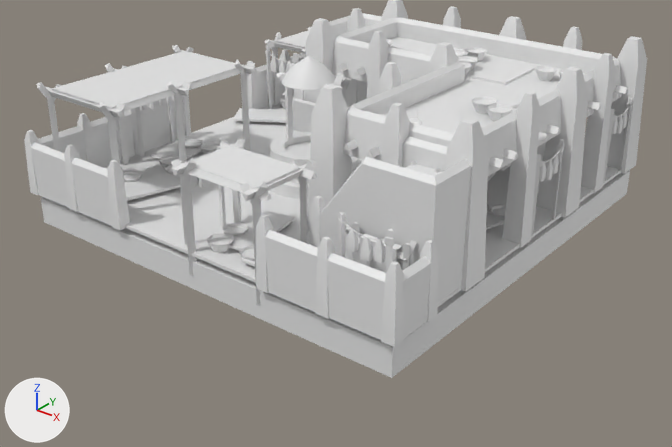
One commit to the COLLADA model art/meshes/structural/mande/market.dae: the scene before it, then after it.
The view is the same before and after, from a 50 mm camera at (29.8, -38.6, 20.8) aimed at (0.3, -1.7, -2.0). The axes (+X, +Y, +Z) are drawn at lower left. The lights are the same throughout. The picture after the commit comes second.

Objects in the first picture: 'market'.
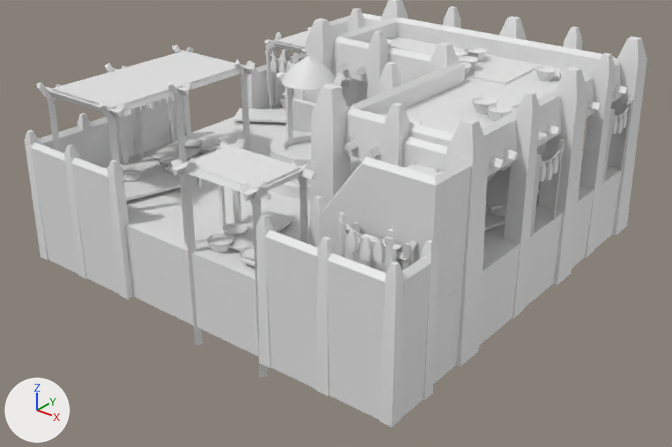
What the commit changed:
me_esfera_2072 is used by ob_market; location (0.0, 0.0, 0.0).
me_esfera_2072 had 3734 vertices, 4762 faces and spanned x -12.6..11.9, y -12.6..12.2, z -1.8..7.6.
me_esfera_2072 now has 3716 vertices, 4730 faces and spans x -12.6..11.9, y -12.6..12.2, z -5.0..7.6.
me_esfera_2072 part 1: the loose piece of 18 vertices spanning x -12.3..11.5, y -12.1..11.9, z -1.8..-0.3 is deleted.
Part 2, on me_esfera_2072:
269 vertices in x -12.6..11.9, y -12.5..12.2, z -1.0..0.0 move by (0.0, 0.0, -4.0).

Where the change shows, as pixel boxes (x1, y1, x2, y2) in the pictures (672 x 447 px; the box of a moved part takes in the faces that stretch with it):
'market', reshaped: before (24, 0, 647, 378); after (24, 0, 647, 427)
part 1 of me_esfera_2072, deleted: before (40, 170, 630, 378)
part 2 of me_esfera_2072, moved or reshaped: before (24, 17, 647, 347); after (24, 17, 647, 427)
